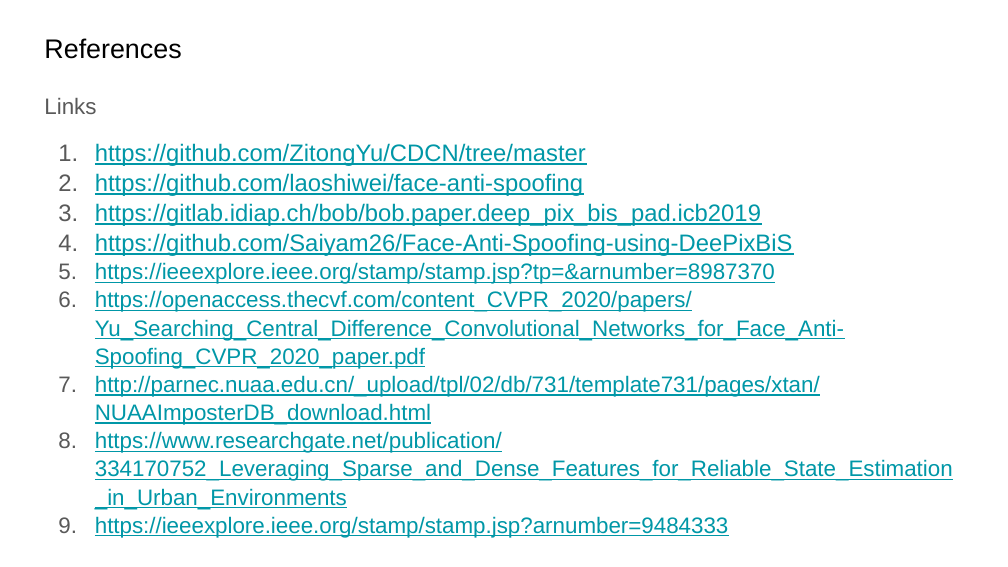
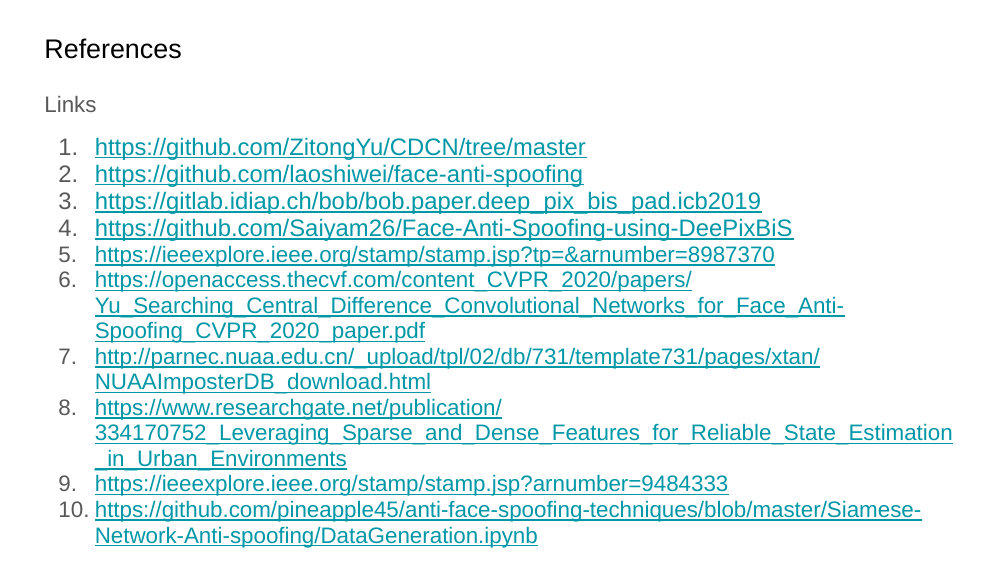
Before and after one commit to D10752002/BTP-Face-Anti-Spoofing, a slide deck: slide 42 of PPTs/Face Anti-Spoofing presentation - BTP work status pre-mid sem.pptx. Drawn at 1008x567 pixels with LibreOffice and Linux fonts; fonts in the diff are those of the drawing. Boxes give left, top, right and bottom in pixels: in the first picture for what was removed or moved away, otherwise in the second. Text is boxed around its words. In the diff, an @@ line names an element or a change of style, - is before the commit and + after.

```diff
--- a/PPTs/Face Anti-Spoofing presentation - BTP work status pre-mid sem.pptx
+++ b/PPTs/Face Anti-Spoofing presentation - BTP work status pre-mid sem.pptx
@@ text at <box>44,96,953,496</box>: line spacing 0.9 to 0.8; line spacing 1.05 to 0.95 @@
@@ text at <box>95,500,921,548</box>: paragraph added @@
+10. https://github.com/pineapple45/anti-face-spoofing-techniques/blob/master/Siamese-Network-Anti-spoofing/DataGeneration.ipynb
```
Also in this commit, not shown: 2 other slides changed.
